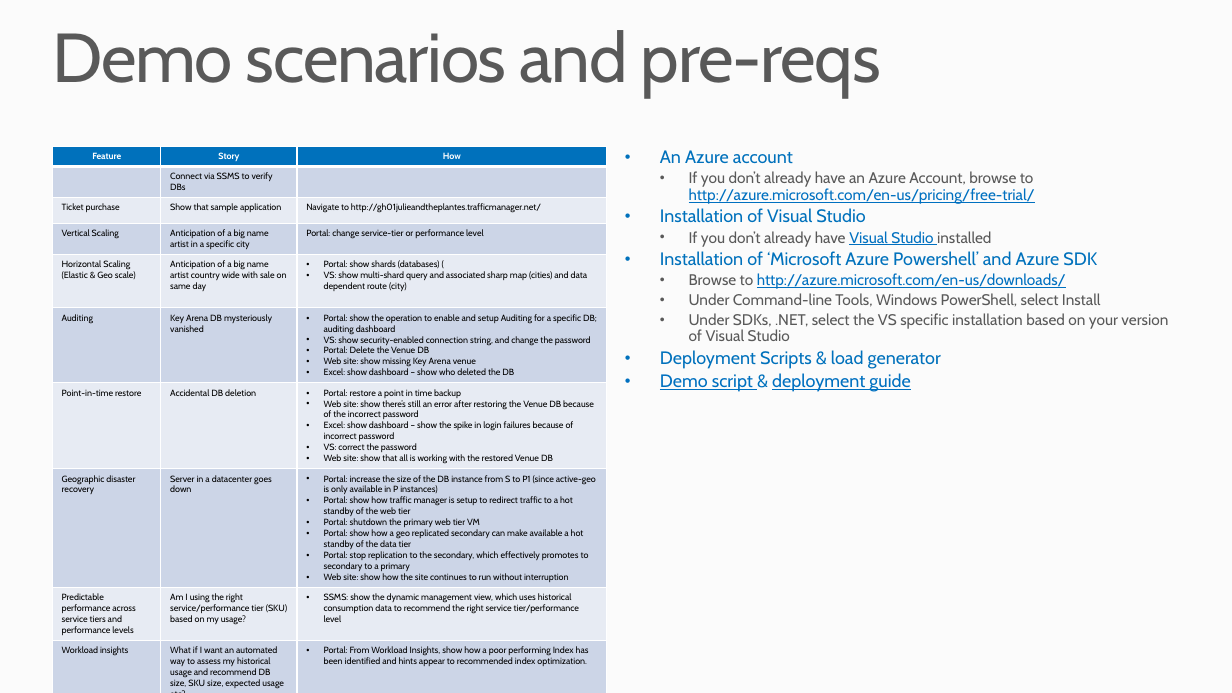
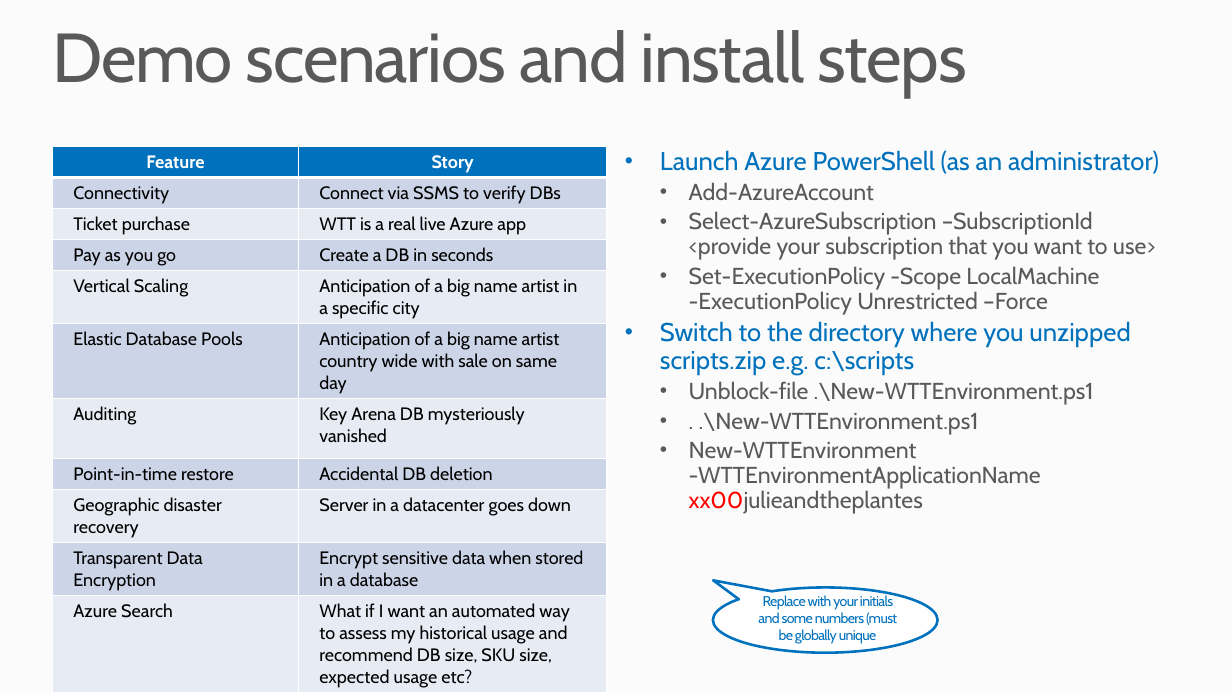
Before and after one commit to microsoft/WingTipTickets, a slide deck: slide 4 of Azure SQL Database - WingTipTickets HOL introduction v2 1.pptx (slide 3 before the commit). Drawn at 1232x693 pixels with LibreOffice and Linux fonts; fonts in the diff are those of the drawing. Boxes give left, top, right and bottom in pixels: in the first picture for what was removed or moved away, otherwise in the second. Text is boxed around its words. In the diff, an @@ line names an element or a change of style, - is before the commit and + after.

```diff
--- a/Azure SQL Database - WingTipTickets HOL introduction v2 1.pptx
+++ b/Azure SQL Database - WingTipTickets HOL introduction v2 1.pptx
@@ title at (x1=52, y1=30, x2=967, y2=98): text changed @@
-Demo scenarios and pre-reqs
+Demo scenarios and install steps
@@ table at (x1=53, y1=146, x2=607, y2=692) @@
-Feature | Story | How
- | Connect via SSMS to verify DBs | 
-Ticket purchase | Show that sample application | Navigate to http://gh01julieandtheplantes.trafficmanager.net/
-Vertical Scaling | Anticipation of a big name artist in a specific city | Portal: change service-tier or performance level
-Horizontal Scaling (Elastic & Geo scale) | Anticipation of a big name artist country wide with sale on same day | Portal: show shards (databases) ( / VS: show multi-shard query and associated sharp map (cities) and data dependent route (city)
-Auditing | Key Arena DB mysteriously vanished | Portal: show the operation to enable and setup Auditing for a specific DB; auditing dashboard / VS: show security-enabled connection string, and change the password / Portal: Delete the Venue DB / Web site: show missing Key Arena venue / Excel: show dashboard – show who deleted the DB
-Point-in-time restore | Accidental DB deletion | Portal: restore a point in time backup / Web site: show there’s still an error after restoring the Venue DB because of the incorrect password / Excel: show dashboard – show the spike in login failures because of incorrect password / VS: correct the password / Web site: show that all is working with the restored Venue DB
-Geographic disaster recovery | Server in a datacenter goes down | Portal: increase the size of the DB instance from S to P1 (since active-geo is only available in P instances) / Portal: show how traffic manager is setup to redirect traffic to a hot standby of the web tier / Portal: shutdown the primary web tier VM / Portal: show how a geo replicated secondary can make available a hot standby of the data tier / Portal: stop replication to the secondary, which effectively promotes to secondary to a primary / Web site: show how the site continues to run without interruption
-Predictable performance across service tiers and performance levels | Am I using the right service/performance tier (SKU) based on my usage? | SSMS: show the dynamic management view, which uses historical consumption data to recommend the right service tier/performance level
-Workload insights | What if I want an automated way to assess my historical usage and recommend DB size, SKU size, expected usage etc? | Portal: From Workload Insights, show how a poor performing Index has been identified and hints appear to recommended index optimization.
+Feature | Story
+Connectivity | Connect via SSMS to verify DBs
+Ticket purchase | WTT is a real live Azure app
+Pay as you go | Create a DB in seconds
+Vertical Scaling | Anticipation of a big name artist in a specific city
+Elastic Database Pools | Anticipation of a big name artist country wide with sale on same day
+Auditing | Key Arena DB mysteriously vanished
+Point-in-time restore | Accidental DB deletion
+Geographic disaster recovery | Server in a datacenter goes down
+Transparent Data Encryption | Encrypt sensitive data when stored in a database
+Azure Search | What if I want an automated way to assess my historical usage and recommend DB size, SKU size, expected usage etc?
@@ text at (x1=660, y1=150, x2=1159, y2=514): text changed; size 12 to 18 pt @@
-• An Azure account
-  • If you don’t already have an Azure Account, browse to http://azure.microsoft.com/en-us/pricing/free-trial/
-• Installation of Visual Studio
-  • If you don’t already have Visual Studio installed
-• Installation of ‘Microsoft Azure Powershell’ and Azure SDK
-  • Browse to http://azure.microsoft.com/en-us/downloads/
-  • Under Command-line Tools, Windows PowerShell, select Install
-  • Under SDKs, .NET, select the VS specific installation based on your version of Visual Studio
-• Deployment Scripts & load generator
-• Demo script & deployment guide
+• Launch Azure PowerShell (as an administrator)
+  • Add-AzureAccount
+  • Select-AzureSubscription –SubscriptionId <provide your subscription that you want to use>
+  • Set-ExecutionPolicy -Scope LocalMachine -ExecutionPolicy Unrestricted –Force
+• Switch to the directory where you unzipped scripts.zip e.g. c:\scripts
+  • Unblock-file .\New-WTTEnvironment.ps1
+  • . .\New-WTTEnvironment.ps1
+  • New-WTTEnvironment -WTTEnvironmentApplicationName xx00julieandtheplantes
@@ speech bubble added at (x1=714, y1=588, x2=938, y2=653), fill #FFFFFF, outline #0071BC 2 pt, 11 pt, text #0071BC @@
+Replace with your initials and some numbers (must be globally unique
```
Also in this commit, not shown: 1 slide added.
